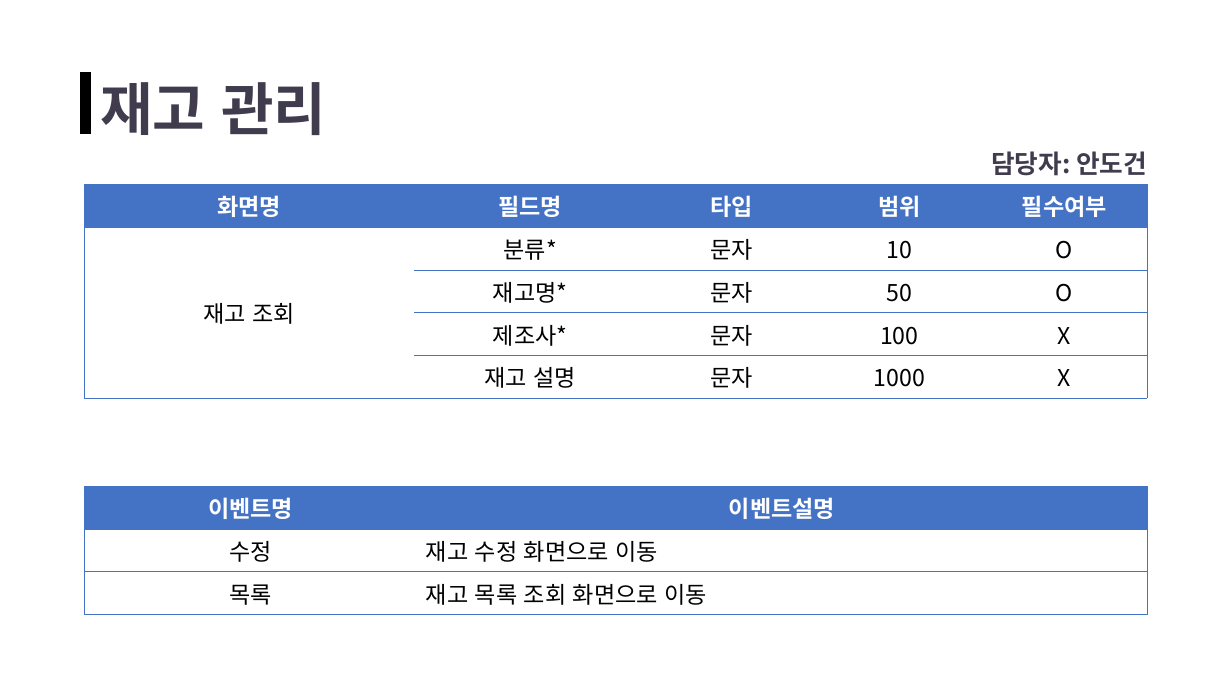
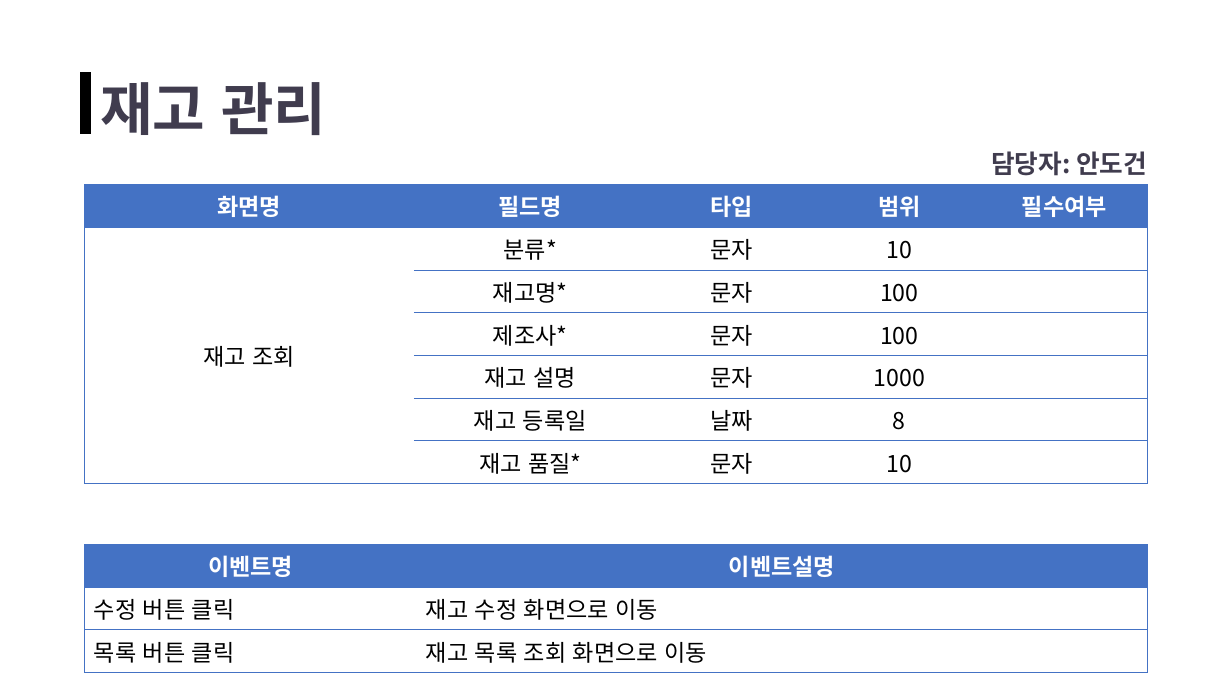
Before and after one commit to ppodong-bro/Team_OB, a slide deck: slide 7 of 분석자료/화면설계서(초안)_재고 관리.pptx. Drawn at 1232x693 pixels with LibreOffice and Linux fonts; fonts in the diff are those of the drawing. Boxes give left, top, right and bottom in pixels: in the first picture for what was removed or moved away, otherwise in the second. Text is boxed around its words. In the diff, an @@ line names an element or a change of style, - is before the commit and + after.

Commit message:
화면설계서_재고 관리 초안 Update
화면설계서_재고 관리 초안 Update

```diff
--- a/분석자료/화면설계서(초안)_재고 관리.pptx
+++ b/분석자료/화면설계서(초안)_재고 관리.pptx
@@ table at <box>85,185,1147,478</box> @@
-row 2: 재고 조회 | 분류* | 문자 | 10 | O
-row 3:  | 재고명* | 문자 | 50 | O
-row 4:  | 제조사* | 문자 | 100 | X
-row 5:  | 재고 설명 | 문자 | 1000 | X
+row 2: 재고 조회 | 분류* | 문자 | 10 | 
+row 3:  | 재고명* | 문자 | 100 | 
+row 4:  | 제조사* | 문자 | 100 | 
+row 5:  | 재고 설명 | 문자 | 1000 | 
+row 6:  | 재고 등록일 | 날짜 | 8 | 
+row 7:  | 재고 품질* | 문자 | 10 | 
@@ table at <box>85,544,1148,667</box> @@
-row 2, column 1: 수정
+row 2, column 1: 수정 버튼 클릭
-row 3, column 1: 목록
+row 3, column 1: 목록 버튼 클릭
@@ table: place and size @@
-table at <box>85,486,1148,609</box>
+table at <box>85,544,1148,667</box>
```
Also in this commit, not shown: 9 other slides changed.
